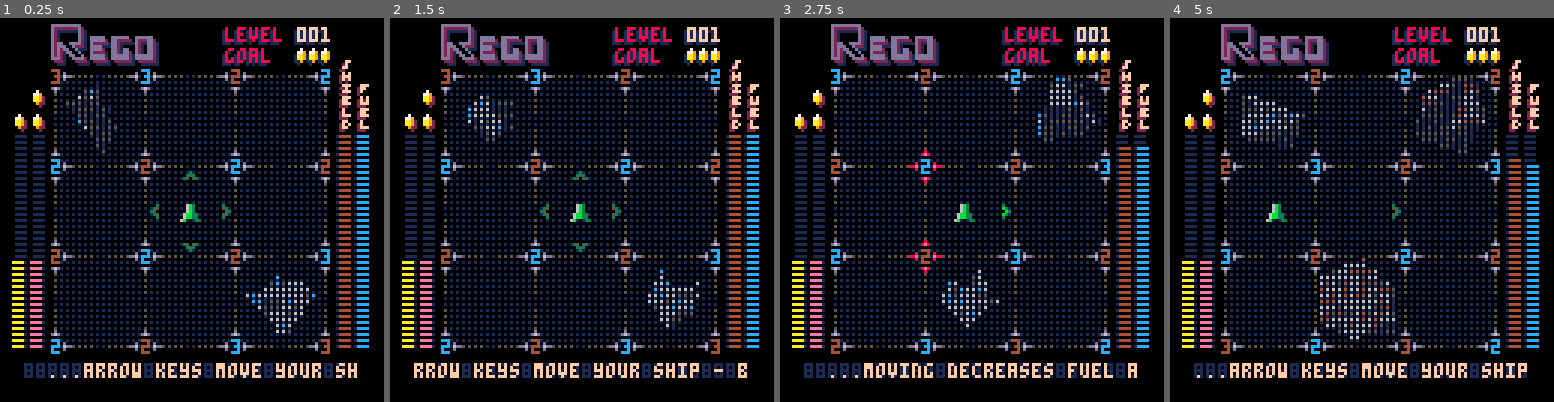
Above: before the commit, frames 1-4 (left to right).
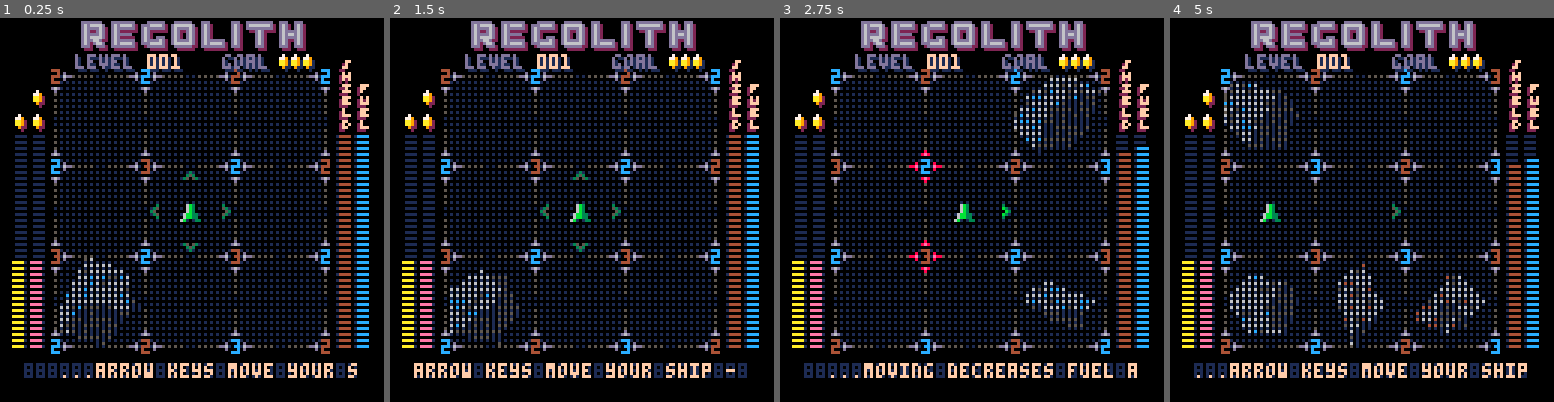
Above: after the commit, the same moments.

Repository: jharlan/regolith_steam
Game: PICO-8 cartridge regolith_steam.p8
Same seed, same stepped clock (60 frames per second), same inputs: the game is played once before the commit and once after it.
Inputs:
- Up to frame 1 (0.25 s): no input
- Up to frame 2 (1.5 s): tap X (X key) at 0.33, 1.07 s; tap O (Z key) at 0.7 s
- Up to frame 3 (2.75 s): hold Right 1.6-2.1 s; tap O (Z key) at 1.7, 2.1, 2.5 s; tap X (X key) at 1.85 s; hold Up 2.15-2.42 s; hold Right from 2.47 s (still down)
- Up to frame 4 (5 s): tap O (Z key) every 0.4 s from 2.9 to 4.9 s; tap X (X key) at 2.97, 4.08 s; release Right at 3.03 s; hold Left 3.08-3.58 s; hold Down 3.63-3.97 s; hold Right 4.02-4.68 s; hold Up from 4.73 s (still down)

The runs differ from the first frame. In frame 1, 9.1% of the frame differs, in the area x 13-93%, y 0-94%; in frame 2, 9.1%; in frame 3, 8.0%; in frame 4, 9.9%, in the area x 13-97%, y 0-87%.

Commit message:
sabo font title addition...before needing to shift down 3 pixels

Diff:
--- a/regolith_steam.p8
+++ b/regolith_steam.p8
@@ -6,6 +6,7 @@
 -- author: Jason Harlan
 
 function _update()
+  cur_frame+=1
   g_seq=g_seq or cocreate(game_sequence)
   if (g_seq and costatus(g_seq) != "dead") then
     coresume(g_seq)
@@ -52,7 +53,6 @@
 
 function _draw()
   cls(0)
-  cur_frame+=1
   if(triangle_list) draw_triangle_list()
   draw_display()
 end
@@ -495,18 +495,14 @@
 
   --]]
 
---[[
-  tc.s0=""
-  tc.aw,tc.ae,tc.an,tc.as=(dir=="e"),(dir=="w"),(dir=="s"),(dir=="n")
---]]
-
   local dtb={n=3,w=1,s=2,e=0} -- dir to button translate
   local dir_vector={n={0,-1},e={1,0},s={0,1},w={-1,0}}
   local dx,dy=dir_vector[dir][1],dir_vector[dir][2]
 
   local assist=(player.lvl==1 and player.move_count<3)
 
-  local start_frame=tc.f0
+  local f0=cur_frame
+  local start_frame=cur_frame
   local timer=1
 
   -- thrust ship portion
@@ -514,24 +510,25 @@
   while timer<=16 do
     if cur_frame-start_frame >=1 then
       start_frame=cur_frame
-      if (timer==6) toggle_beacons(dir,true)
+      if (timer>5 and timer<11) then
+        toggle_beacons(dir,get_tog(f0,cur_frame,3))
+      end
+
       if (timer==8) then
         sfx(2)
         if (assist) then
           tc.ac=11
           tc.s0,tc.s2,tc.c0,tc.c2,lines="MOVE","COST",15,15,{0,clvl.lines[5]}
           while (not btnp(dtb[dir])) do
-            toggle_beacons(dir,get_tog(start_frame,cur_frame,6))
+            toggle_beacons(dir,get_tog(f0,cur_frame,3))
             yield()
           end
           sfx(0)
         end
         decrement_resources(dir)
-        toggle_beacons(dir,nil)
       end
       if (timer==10) then
         tc.s0,tc.s2="",""
-        toggle_beacons(dir,true)
       end
       tc.ship_x-=dx*2
       tc.ship_y-=dy*2
@@ -950,9 +947,9 @@
   for i=0,clvl.goal-1 do
     local gspr=(player.goal_attain-i > 0) and 98 or 82
     pal(2,1)
-    spr(98,67+i*4+26+2,10)
+    spr(98,i*4+91,12)
     pal()
-    spr(gspr,67+i*4+29,9)
+    spr(gspr,i*4+90,11)
   end
 end
 
@@ -1063,19 +1060,21 @@
 end
 
 function draw_upper()
-  print("level",74,4,1)
-  print("level",75,3,8)
-  print(" 00"..tostr(player.lvl),94,4,1)
-  print(" 00"..tostr(player.lvl),95,3,15)
-  print("goal",74,11,1)
-  print("goal",75,10,8)
+  print("level",26,13,1)
+  print("level",25,12,13)
+  print(" 00"..tostr(player.lvl),46,13,1)
+  print(" 00"..tostr(player.lvl),45,12,15)
+
+  print("goal",75,13,1)
+  print("goal",74,12,13)
   draw_goal()
-  pal(4,1)
-  spr(128,16,2,5,2)
-  pal(4,2)
-  spr(128,15,1,5,2)
+  --pal({[4]=1,[6]=1})
+  --spr(128,3,4,12,2)
+  pal({[4]=2,[6]=2})
+  spr(128,27,1,12,2)
+  pal()
   pal(4,13)
-  spr(128,14,0,5,2)
+  spr(128,26,0,12,2)
 end
 
 function draw_vert_meters()
Not shown, changed: 35 lines of the sprite sheet (__gfx__) section of regolith_steam.p8
